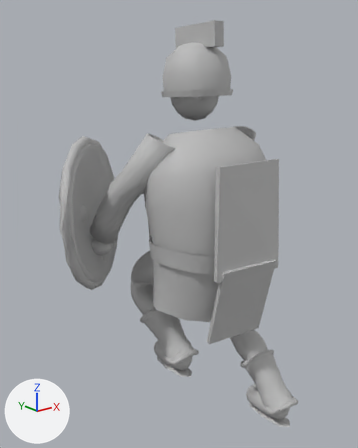
What one commit did to the glTF model assets/units/minion_melee.glb.
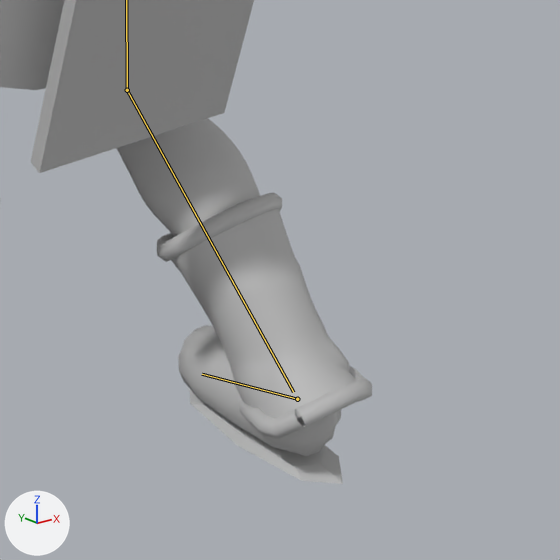
Old and new are each drawn whole from a 50 mm camera at (-0.9, -0.927, 1.005) aimed at (-0.007, 0.19, 0.558) and again close up on the part from 55% to 97% of the width and 67% to 100% of the height. Every picture has the same lights, and +X, +Y and +Z are marked at lower left. The first two pictures are the older version. Both versions are drawn at frame 9 of the action 'run-loop'; the numbers are the values there. The bones that change, and the others that lie on the model, are drawn over the model as lines in the close-ups.

Objects in the first close-up: 'Body', 'Boot_r', 'Leg_r'.
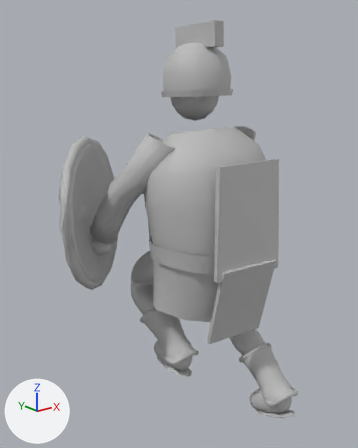
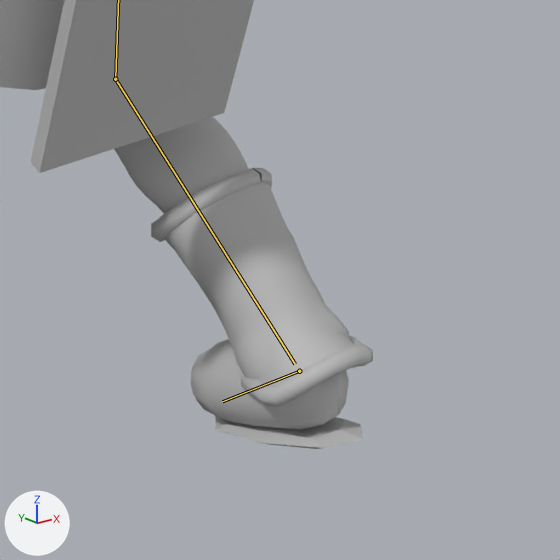
Diff of the bpy script that builds the scene:
```diff
--- a/assets/units/minion_melee.glb.py
+++ b/assets/units/minion_melee.glb.py
@@ bone_foot_r @@
 bone_foot_r = bpy.data.objects['Rig'].pose.bones['foot_r']  # child of 'root'
-bone_foot_r.location = (0.0, -0.149, -0.034)
-bone_foot_r.rotation_quaternion = (1.0, 0.0, 0.0, 0.0)  # degrees (0, 0, 0)
+bone_foot_r.location = (0.0, -0.157, -0.01)
+bone_foot_r.rotation_quaternion = (0.977, -0.213, 0.0, 0.0)  # degrees (-25, 0, 0)
@@ bone_thigh_r @@
 bone_thigh_r = bpy.data.objects['Rig'].pose.bones['thigh_r']  # child of 'hips'
-bone_thigh_r.rotation_quaternion = (0.999, -0.029, -0.009, -0.029)  # degrees (-3, -1, -3)
+bone_thigh_r.rotation_quaternion = (0.999, 0.004, -0.011, -0.03)  # degrees (0, -1, -3)
@@ bone_shin_r @@
 bone_shin_r = bpy.data.objects['Rig'].pose.bones['shin_r']  # child of 'thigh_r'
-bone_shin_r.rotation_quaternion = (0.937, -0.35, 0.003, -0.001)  # degrees (-41, 0, 0)
+bone_shin_r.rotation_quaternion = (0.903, -0.43, 0.004, 0.0)  # degrees (-51, 0, 0)
```

Boxes (x1, y1, x2, y2) around the edits, measured in the close-ups (560 x 560 px):
'Leg_r', posed (10% shorter): before (117, 118, 372, 439); after (114, 117, 373, 407)
'Boot_r', posed (31% shorter): before (178, 325, 343, 484); after (191, 339, 364, 449)
bone 'foot_r', root to tip: before (297, 399) to (202, 374); after (299, 371) to (222, 401)
bone 'shin_r', root to tip: before (127, 90) to (293, 392); after (115, 79) to (295, 364)
